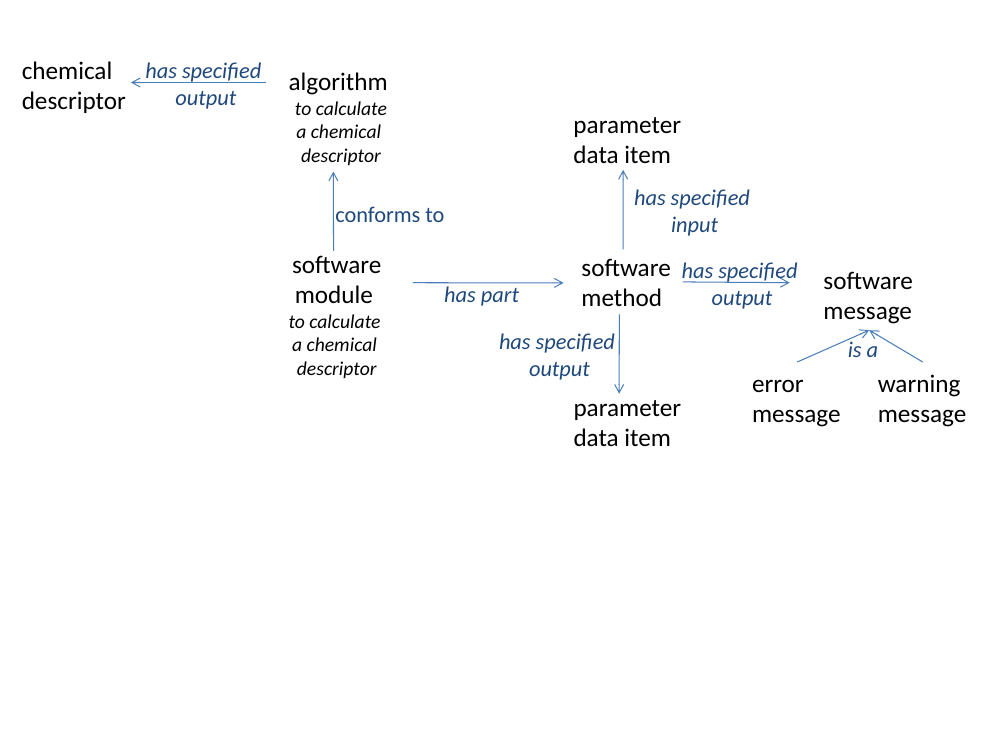
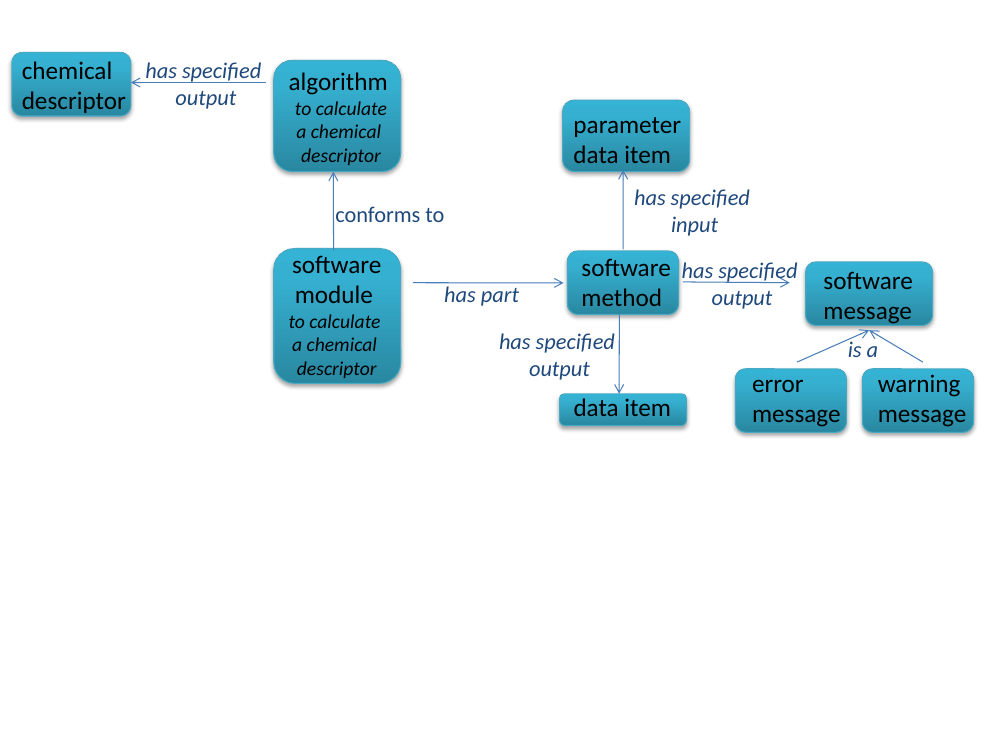
Before and after one commit to semanticchemistry/semanticchemistry, a slide deck: slide 5 of trunk/documentation/images/diagrams.pptx. Drawn at 1008x756 pixels with LibreOffice and Linux fonts; fonts in the diff are those of the drawing. Boxes give left, top, right and bottom in pixels: in the first picture for what was removed or moved away, otherwise in the second. Text is boxed around its words. In the diff, an @@ line names an element or a change of style, - is before the commit and + after.

```diff
--- a/trunk/documentation/images/diagrams.pptx
+++ b/trunk/documentation/images/diagrams.pptx
@@ rounded rectangle added at (x1=12, y1=52, x2=131, y2=116), fill gradient #2A88A2 to #37B1D2 to #34B4D6, outline #46AAC5 0.75 pt @@
@@ rounded rectangle added at (x1=274, y1=60, x2=401, y2=171), fill gradient #2A88A2 to #37B1D2 to #34B4D6, outline #46AAC5 0.75 pt @@
@@ rounded rectangle added at (x1=562, y1=100, x2=689, y2=171), fill gradient #2A88A2 to #37B1D2 to #34B4D6, outline #46AAC5 0.75 pt @@
@@ rounded rectangle added at (x1=274, y1=249, x2=401, y2=384), fill gradient #2A88A2 to #37B1D2 to #34B4D6, outline #46AAC5 0.75 pt @@
@@ rounded rectangle added at (x1=568, y1=251, x2=678, y2=314), fill gradient #2A88A2 to #37B1D2 to #34B4D6, outline #46AAC5 0.75 pt @@
@@ rounded rectangle added at (x1=805, y1=262, x2=932, y2=326), fill gradient #2A88A2 to #37B1D2 to #34B4D6, outline #46AAC5 0.75 pt @@
@@ rounded rectangle added at (x1=736, y1=369, x2=847, y2=432), fill gradient #2A88A2 to #37B1D2 to #34B4D6, outline #46AAC5 0.75 pt @@
@@ rounded rectangle added at (x1=863, y1=369, x2=974, y2=432), fill gradient #2A88A2 to #37B1D2 to #34B4D6, outline #46AAC5 0.75 pt @@
@@ rounded rectangle added at (x1=559, y1=394, x2=686, y2=425), fill gradient #2A88A2 to #37B1D2 to #34B4D6, outline #46AAC5 0.75 pt @@
@@ text at (x1=574, y1=398, x2=671, y2=416): text changed @@
-parameter
-data item
+data item
```
Also in this commit, not shown: 3 other slides changed.
